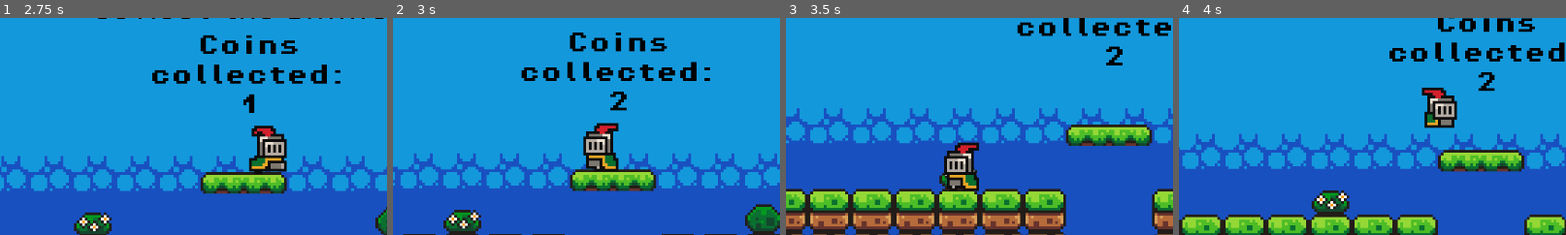
Above: before the commit, frames 1-4 (left to right).
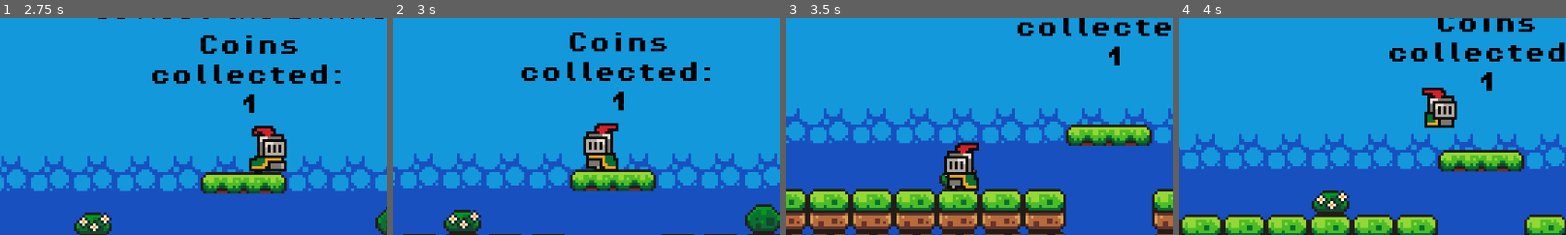
Above: after the commit, the same moments.

Repository: CrimsonCloak/KnightGuy
Game: Godot game, scene res://Scenes/menu.tscn
Two runs of this game, one before a commit and one after it. Both use one fixed random seed, a clock stepped at 60 frames per second and the inputs below.
Inputs:
- Up to frame 1 (2.75 s): click "Start" at 0.5 s; hold D (Move_right) from 1.28 s (still down); tap Up (Jump) at 1.52, 2.27 s
- Up to frame 2 (3 s): release D (Move_right) at 2.78 s; hold Left (Move_left) from 2.78 s (still down)
- Up to frame 3 (3.5 s): keep holding Left (Move_left)
- Up to frame 4 (4 s): release Left (Move_left) at 3.53 s; hold D (Move_right) from 3.53 s (still down); tap Up (Jump) at 3.77 s
The pictures show only the part of the screen within x 22-72%, y 14-64%; the shares and areas given below are measured in that part.

Frame 1 is identical in both runs. In frame 2, 0.2% of the frame differs, in the area x 56-61%, y 33-43%; in frame 3, 0.2%; in frame 4, 0.2%, in the area x 77-82%, y 25-34%.

Commit message:
Fix coin bug by shortening animation (hacky)

Diff:
--- a/Scenes/coin.tscn
+++ b/Scenes/coin.tscn
@@ -101,6 +101,7 @@
 
 [sub_resource type="Animation" id="Animation_086ap"]
 resource_name = "Collect"
+length = 0.1
 tracks/0/type = "value"
 tracks/0/imported = false
 tracks/0/enabled = true
@@ -144,7 +145,7 @@
 tracks/3/interp = 1
 tracks/3/loop_wrap = true
 tracks/3/keys = {
-"times": PackedFloat32Array(0.7),
+"times": PackedFloat32Array(0.1),
 "transitions": PackedFloat32Array(1),
 "values": [{
 "args": [],
